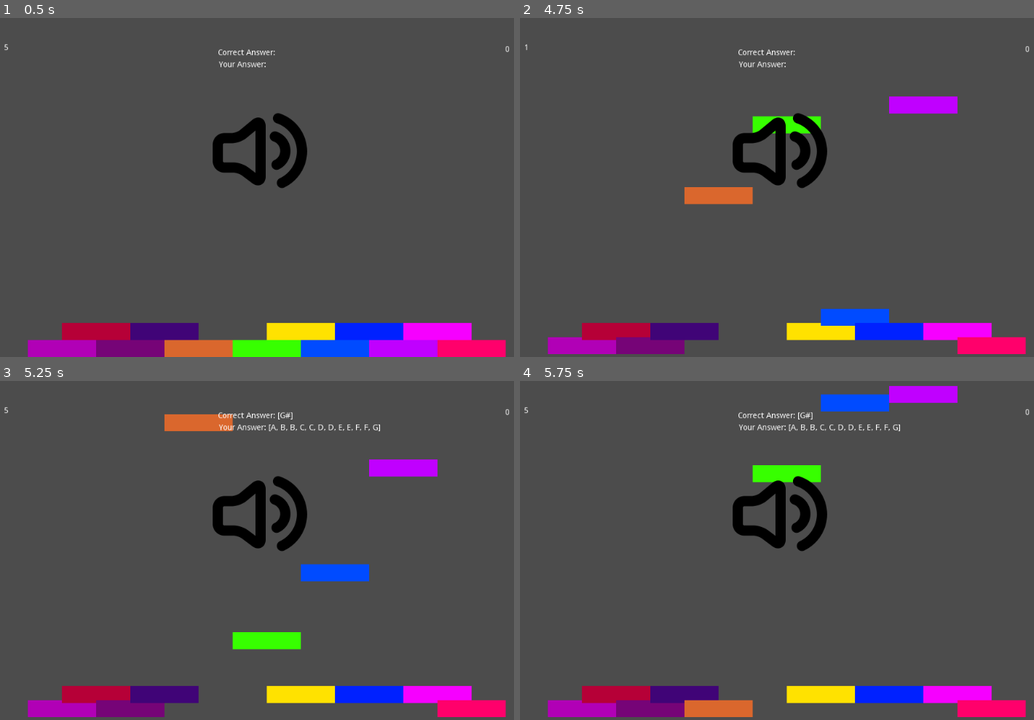
Above: before the commit, frames 1-4 (two rows, left to right).
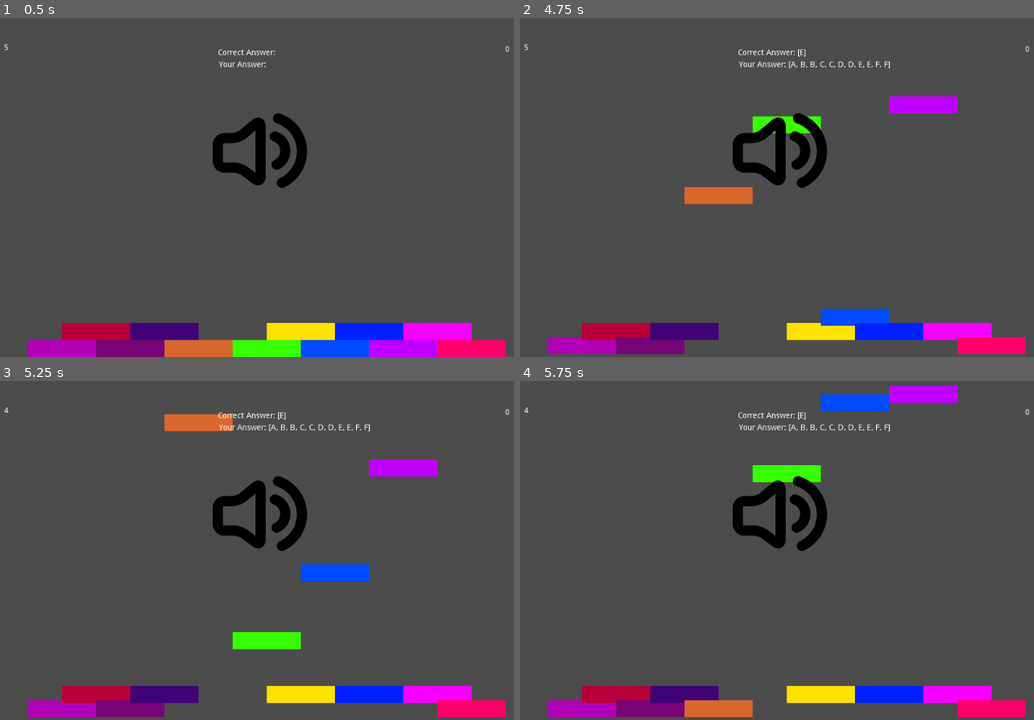
Above: after the commit, the same moments.

Repository: mdechdee/PerfectPitch
Game: Godot game, scene res://MainScene.tscn
The game is run twice, just before and just after one commit, with the same random seed, the same clock (stepped at 60 frames per second) and the same inputs. Sound files missing from this copy of the repository are replaced by a short silence.
Inputs:
- Up to frame 1 (0.5 s): no input
- Up to frame 2 (4.75 s): tap Enter at 0.5 s; tap H (A) at 0.6 s; tap J (B) at 0.8, 1.35 s; tap A (C) at 1.55, 2.1 s; tap S (D) at 2.3, 2.85 s; tap D (E) at 3.05, 3.6 s; tap F (F) at 3.8, 4.35 s; tap G (G) at 4.55 s
- Up to frame 3 (5.25 s): tap G (G) at 5.1 s
- Up to frame 4 (5.75 s): tap H (A) at 5.3 s

Frame 1 is identical in both runs. In frame 2, 0.2% of the frame differs, in the area x 0-72%, y 7-15%; in frame 3, less than 0.1%; in frame 4, less than 0.1%.

Commit message:
Update synth sounds for robot, BPM system (not done)

Diff:
--- a/OldMusician/InstrumentPlayer.tscn
+++ /dev/null
@@ -1,212 +0,0 @@
-[gd_scene load_steps=5 format=2]
-
-[ext_resource path="res://Node.gd" type="Script" id=1]
-[ext_resource path="res://BGMusic1.wav" type="AudioStream" id=2]
-[ext_resource path="res://BGMusicPlayer.gd" type="Script" id=3]
-[ext_resource path="res://assets/speaker.png" type="Texture" id=4]
-
-[node name="NotePlayer" type="Node"]
-script = ExtResource( 1 )
-
-[node name="C" type="AudioStreamPlayer" parent="."]
-bus = "C"
-
-[node name="C#" type="AudioStreamPlayer" parent="."]
-bus = "C#"
-
-[node name="D" type="AudioStreamPlayer" parent="."]
-bus = "D"
-
-[node name="D#" type="AudioStreamPlayer" parent="."]
-bus = "D#"
-
-[node name="E" type="AudioStreamPlayer" parent="."]
-bus = "E"
-
-[node name="F" type="AudioStreamPlayer" parent="."]
-bus = "F"
-
-[node name="F#" type="AudioStreamPlayer" parent="."]
-bus = "F#"
-
-[node name="G" type="AudioStreamPlayer" parent="."]
-bus = "G"
-
-[node name="G#" type="AudioStreamPlayer" parent="."]
-bus = "G#"
-
-[node name="A" type="AudioStreamPlayer" parent="."]
-bus = "A"
-
-[node name="A#" type="AudioStreamPlayer" parent="."]
-bus = "A#"
-
-[node name="B" type="AudioStreamPlayer" parent="."]
-bus = "B"
-
-[node name="Tween" type="Tween" parent="."]
-
-[node name="BGStreamPlayer" type="AudioStreamPlayer" parent="."]
-stream = ExtResource( 2 )
-volume_db = -7.068
-autoplay = true
-script = ExtResource( 3 )
-
-[node name="Speaker" type="Sprite" parent="."]
-position = Vector2( 500, 240 )
-texture = ExtResource( 4 )
-
-[node name="Timer" type="Timer" parent="."]
-
-[node name="Label" type="Label" parent="."]
-margin_left = 24.0
-margin_top = 31.0
-margin_right = 81.0
-margin_bottom = 77.0
-text = "0"
-align = 1
-valign = 1
-
-[node name="Score" type="Label" parent="."]
-margin_left = 904.846
-margin_top = 34.0907
-margin_right = 961.846
-margin_bottom = 80.0907
-text = "0"
-align = 1
-valign = 1
-
-[node name="Sprite_C" type="Sprite" parent="."]
-editor/display_folded = true
-
-[node name="ColorRect" type="ColorRect" parent="Sprite_C"]
-margin_left = 90.0
-margin_top = 570.0
-margin_right = 210.0
-margin_bottom = 600.0
-color = Color( 0.698039, 0, 0.717647, 1 )
-
-[node name="Sprite_Csharp" type="Sprite" parent="."]
-editor/display_folded = true
-
-[node name="ColorRect" type="ColorRect" parent="Sprite_Csharp"]
-margin_left = 150.0
-margin_top = 540.0
-margin_right = 270.0
-margin_bottom = 570.0
-color = Color( 0.717647, 0, 0.219608, 1 )
-
-[node name="Sprite_D" type="Sprite" parent="."]
-editor/display_folded = true
-
-[node name="ColorRect" type="ColorRect" parent="Sprite_D"]
-margin_left = 210.0
-margin_top = 570.0
-margin_right = 330.0
-margin_bottom = 600.0
-color = Color( 0.466667, 0.0196078, 0.470588, 1 )
-
-[node name="Sprite_Dsharp" type="Sprite" parent="."]
-editor/display_folded = true
-
-[node name="ColorRect" type="ColorRect" parent="Sprite_Dsharp"]
-margin_left = 270.0
-margin_top = 540.0
-margin_right = 390.0
-margin_bottom = 570.0
-color = Color( 0.254902, 0.0196078, 0.470588, 1 )
-
-[node name="Sprite_E" type="Sprite" parent="."]
-editor/display_folded = true
-
-[node name="ColorRect" type="ColorRect" parent="Sprite_E"]
-margin_left = 330.0
-margin_top = 570.0
-margin_right = 450.0
-margin_bottom = 600.0
-color = Color( 0.858824, 0.407843, 0.180392, 1 )
-
-[node name="Sprite_F" type="Sprite" parent="."]
-editor/display_folded = true
-
-[node name="ColorRect" type="ColorRect" parent="Sprite_F"]
-margin_left = 450.0
-margin_top = 570.0
-margin_right = 570.0
-margin_bottom = 600.0
-color = Color( 0.219608, 1, 0, 1 )
-
-[node name="Sprite_Fsharp" type="Sprite" parent="."]
-editor/display_folded = true
-
-[node name="ColorRect" type="ColorRect" parent="Sprite_Fsharp"]
-margin_left = 510.0
-margin_top = 540.0
-margin_right = 630.0
-margin_bottom = 570.0
-color = Color( 1, 0.890196, 0, 1 )
-
-[node name="Sprite_G" type="Sprite" parent="."]
-editor/display_folded = true
-
-[node name="ColorRect" type="ColorRect" parent="Sprite_G"]
-margin_left = 570.0
-margin_top = 570.0
-margin_right = 690.0
-margin_bottom = 600.0
-color = Color( 0, 0.298039, 1, 1 )
-
-[node name="Sprite_Gsharp" type="Sprite" parent="."]
-editor/display_folded = true
-
-[node name="ColorRect" type="ColorRect" parent="Sprite_Gsharp"]
-margin_left = 630.0
-margin_top = 540.0
-margin_right = 750.0
-margin_bottom = 570.0
-color = Color( 0, 0.133333, 1, 1 )
-
-[node name="Sprite_A" type="Sprite" parent="."]
-editor/display_folded = true
-
-[node name="ColorRect" type="ColorRect" parent="Sprite_A"]
-margin_left = 690.0
-margin_top = 570.0
-margin_right = 810.0
-margin_bottom = 600.0
-color = Color( 0.756863, 0, 1, 1 )
-
-[node name="Sprite_Asharp" type="Sprite" parent="."]
-editor/display_folded = true
-
-[node name="ColorRect" type="ColorRect" parent="Sprite_Asharp"]
-margin_left = 750.0
-margin_top = 540.0
-margin_right = 870.0
-margin_bottom = 570.0
-color = Color( 0.968627, 0, 1, 1 )
-
-[node name="Sprite_B" type="Sprite" parent="."]
-editor/display_folded = true
-
-[node name="ColorRect" type="ColorRect" parent="Sprite_B"]
-margin_left = 810.0
-margin_top = 570.0
-margin_right = 930.0
-margin_bottom = 600.0
-color = Color( 1, 0, 0.423529, 1 )
-
-[node name="CorrectAnswer" type="Label" parent="."]
-margin_left = 424.0
-margin_top = 56.0
-margin_right = 568.0
-margin_bottom = 92.0
-text = "Correct Answer:"
-
-[node name="YourAnswer" type="Label" parent="."]
-margin_left = 425.682
-margin_top = 76.6783
-margin_right = 569.682
-margin_bottom = 112.678
-text = "Your Answer:"
-[connection signal="finished" from="BGStreamPlayer" to="BGStreamPlayer" method="_on_BGStreamPlayer_finished"]
--- a/OldMusician/MainScene.tscn
+++ b/OldMusician/MainScene.tscn
@@ -14,70 +14,138 @@
 [ext_resource path="res://assets/PianoSounds/Piano_A.wav" type="AudioStream" id=12]
 [ext_resource path="res://assets/PianoSounds/Piano_A#.wav" type="AudioStream" id=13]
 [ext_resource path="res://assets/PianoSounds/Piano_B.wav" type="AudioStream" id=14]
-[ext_resource path="res://SpritesManager.gd" type="Script" id=15]
-[ext_resource path="res://BGMusic1.wav" type="AudioStream" id=16]
-[ext_resource path="res://BGMusicPlayer.gd" type="Script" id=17]
-[ext_resource path="res://assets/speaker.png" type="Texture" id=18]
-
-[node name="SceneManager" type="Node"]
+[ext_resource path="res://assets/SynthSounds/Synth_C.wav" type="AudioStream" id=15]
+[ext_resource path="res://assets/SynthSounds/Synth_C#.wav" type="AudioStream" id=16]
+[ext_resource path="res://assets/SynthSounds/Synth_D.wav" type="AudioStream" id=17]
+[ext_resource path="res://assets/SynthSounds/Synth_D#.wav" type="AudioStream" id=18]
+[ext_resource path="res://assets/SynthSounds/Synth_E.wav" type="AudioStream" id=19]
+[ext_resource path="res://assets/SynthSounds/Synth_F.wav" type="AudioStream" id=20]
+[ext_resource path="res://assets/SynthSounds/Synth_F#.wav" type="AudioStream" id=21]
+[ext_resource path="res://assets/SynthSounds/Synth_G.wav" type="AudioStream" id=22]
+[ext_resource path="res://assets/SynthSounds/Synth_G#.wav" type="AudioStream" id=23]
+[ext_resource path="res://assets/SynthSounds/Synth_A.wav" type="AudioStream" id=24]
+[ext_resource path="res://assets/SynthSounds/Synth_A#.wav" type="AudioStream" id=25]
+[ext_resource path="res://assets/SynthSounds/Synth_B.wav" type="AudioStream" id=26]
+[ext_resource path="res://SpritesManager.gd" type="Script" id=27]
+[ext_resource path="res://BGMusic1.wav" type="AudioStream" id=28]
+[ext_resource path="res://BGMusicPlayer.gd" type="Script" id=29]
+[ext_resource path="res://assets/speaker.png" type="Texture" id=30]
+
+[node name="MainScene" type="Node"]
 script = ExtResource( 1 )
 
-[node name="NotePlayer" type="Node" parent="."]
-editor/display_folded = true
+[node name="PlayerNotePlayer" type="Node" parent="."]
 script = ExtResource( 2 )
-
-[node name="C" type="AudioStreamPlayer" parent="NotePlayer"]
+default_volume = -2.0
+
+[node name="C" type="AudioStreamPlayer" parent="PlayerNotePlayer"]
 stream = ExtResource( 3 )
 bus = "C"
 
-[node name="C#" type="AudioStreamPlayer" parent="NotePlayer"]
+[node name="C#" type="AudioStreamPlayer" parent="PlayerNotePlayer"]
 stream = ExtResource( 4 )
 bus = "C#"
 
-[node name="D" type="AudioStreamPlayer" parent="NotePlayer"]
+[node name="D" type="AudioStreamPlayer" parent="PlayerNotePlayer"]
 stream = ExtResource( 5 )
 bus = "D"
 
-[node name="D#" type="AudioStreamPlayer" parent="NotePlayer"]
+[node name="D#" type="AudioStreamPlayer" parent="PlayerNotePlayer"]
 stream = ExtResource( 6 )
 bus = "D#"
 
-[node name="E" type="AudioStreamPlayer" parent="NotePlayer"]
+[node name="E" type="AudioStreamPlayer" parent="PlayerNotePlayer"]
 stream = ExtResource( 7 )
 bus = "E"
 
-[node name="F" type="AudioStreamPlayer" parent="NotePlayer"]
+[node name="F" type="AudioStreamPlayer" parent="PlayerNotePlayer"]
 stream = ExtResource( 8 )
 bus = "F"
 
-[node name="F#" type="AudioStreamPlayer" parent="NotePlayer"]
+[node name="F#" type="AudioStreamPlayer" parent="PlayerNotePlayer"]
 stream = ExtResource( 9 )
 bus = "F#"
 
-[node name="G" type="AudioStreamPlayer" parent="NotePlayer"]
+[node name="G" type="AudioStreamPlayer" parent="PlayerNotePlayer"]
 stream = ExtResource( 10 )
 bus = "G"
 
-[node name="G#" type="AudioStreamPlayer" parent="NotePlayer"]
+[node name="G#" type="AudioStreamPlayer" parent="PlayerNotePlayer"]
 stream = ExtResource( 11 )
 bus = "G#"
 
-[node name="A" type="AudioStreamPlayer" parent="NotePlayer"]
+[node name="A" type="AudioStreamPlayer" parent="PlayerNotePlayer"]
 stream = ExtResource( 12 )
 bus = "A"
 
-[node name="A#" type="AudioStreamPlayer" parent="NotePlayer"]
+[node name="A#" type="AudioStreamPlayer" parent="PlayerNotePlayer"]
 stream = ExtResource( 13 )
 bus = "A#"
 
-[node name="B" type="AudioStreamPlayer" parent="NotePlayer"]
+[node name="B" type="AudioStreamPlayer" parent="PlayerNotePlayer"]
 stream = ExtResource( 14 )
 bus = "B"
 
-[node name="Tween" type="Tween" parent="NotePlayer"]
+[node name="Tween" type="Tween" parent="PlayerNotePlayer"]
+
+[node name="RobotNotePlayer" type="Node" parent="."]
+script = ExtResource( 2 )
+is_robot = true
+default_volume = -14.0
+
+[node name="C" type="AudioStreamPlayer" parent="RobotNotePlayer"]
+stream = ExtResource( 15 )
+bus = "C"
+
+[node name="C#" type="AudioStreamPlayer" parent="RobotNotePlayer"]
+stream = ExtResource( 16 )
+bus = "C#"
+
+[node name="D" type="AudioStreamPlayer" parent="RobotNotePlayer"]
+stream = ExtResource( 17 )
+bus = "D"
+
+[node name="D#" type="AudioStreamPlayer" parent="RobotNotePlayer"]
+stream = ExtResource( 18 )
+bus = "D#"
+
+[node name="E" type="AudioStreamPlayer" parent="RobotNotePlayer"]
+stream = ExtResource( 19 )
+bus = "E"
+
+[node name="F" type="AudioStreamPlayer" parent="RobotNotePlayer"]
+stream = ExtResource( 20 )
+bus = "F"
+
+[node name="F#" type="AudioStreamPlayer" parent="RobotNotePlayer"]
+stream = ExtResource( 21 )
+bus = "F#"
+
+[node name="G" type="AudioStreamPlayer" parent="RobotNotePlayer"]
+stream = ExtResource( 22 )
+bus = "G"
+
+[node name="G#" type="AudioStreamPlayer" parent="RobotNotePlayer"]
+stream = ExtResource( 23 )
+bus = "G#"
+
+[node name="A" type="AudioStreamPlayer" parent="RobotNotePlayer"]
+stream = ExtResource( 24 )
+bus = "A"
+
+[node name="A#" type="AudioStreamPlayer" parent="RobotNotePlayer"]
+stream = ExtResource( 25 )
+bus = "A#"
+
+[node name="B" type="AudioStreamPlayer" parent="RobotNotePlayer"]
+stream = ExtResource( 26 )
+bus = "B"
+
+[node name="Tween" type="Tween" parent="RobotNotePlayer"]
 
 [node name="SpritesManager" type="Node" parent="."]
-script = ExtResource( 15 )
+editor/display_folded = true
+script = ExtResource( 27 )
 
 [node name="Sprite_C" type="Sprite" parent="SpritesManager"]
 editor/display_folded = true
@@ -242,6 +310,6 @@
 margin_right = 569.682
 margin_bottom = 112.678
 text = "Your Answer:"
-[connection signal="note_played" from="NotePlayer" to="SpritesManager" method="_on_NotePlayer_note_played"]
-[connection signal="note_played" from="NotePlayer" to="." method="_on_NotePlayer_note_played"]
+[connection signal="note_played" from="PlayerNotePlayer" to="SpritesManager" method="_on_NotePlayer_note_played"]
+[connection signal="note_played" from="PlayerNotePlayer" to="." method="_on_NotePlayer_note_played"]
 [connection signal="finished" from="BGStreamPlayer" to="BGStreamPlayer" method="_on_BGStreamPlayer_finished"]
--- a/OldMusician/NotePlayer.gd
+++ b/OldMusician/NotePlayer.gd
@@ -13,13 +13,14 @@
 onready var P12 = $B
 
 export(bool) var is_robot = false
+export(float) var default_volume = 0
 
 signal note_played(note)
 onready var note_to_node = {"C":P1, "C#":P2, "D":P3, "D#":P4, "E":P5, "F":P6,
 							"F#":P7, "G":P8, "G#":P9, "A":P10, "A#":P11, "B":P12}
 
-
 func play_note(note):
+	note_to_node[note].volume_db = default_volume
 	note_to_node[note].play()
 
 func get_note_length():
@@ -31,6 +32,7 @@
 	if event.is_action_pressed("note"):
 		for key in note_to_node.keys():
 			if Input.is_action_just_pressed(key):
+				note_to_node[key].volume_db = default_volume
 				note_to_node[key].play()
 				emit_signal("note_played", key)
 
@@ -39,5 +41,5 @@
 		var t = get_node("Tween")
 		for key in note_to_node.keys():
 			if Input.is_action_just_released(key):
-				t.interpolate_property(note_to_node[key], "volume_db", 0, -4, 1, Tween.TRANS_LINEAR, Tween.EASE_IN_OUT)
+				t.interpolate_property(note_to_node[key], "volume_db", default_volume, default_volume-4, 1, Tween.TRANS_LINEAR, Tween.EASE_IN_OUT)
 		t.start()
--- a/OldMusician/StageManager.gd
+++ b/OldMusician/StageManager.gd
@@ -3,18 +3,22 @@
 var timer
 var answer = []
 var quiz = ["C"]
-onready var  note_player = $NotePlayer
+export(float) var bpm = 98.0
+onready var  player_note_player = $PlayerNotePlayer
+onready var  robot_note_player = $RobotNotePlayer
+onready var two_bar_sec = (9/bpm)*60
 
+onready var no
 signal timer_end
 
 func _ready():
 	#randomize()
 	#var texture = load("res://assets/speaker.png")
 	#$Speaker.texture = texture
+	timer = get_node("Timer")
+	timer.set_wait_time(two_bar_sec)
+	timer.connect("timeout", self, "_on_Timer_timeout")
 	quiz()
-	timer = get_node("Timer")
-	timer.set_wait_time(6)
-	timer.connect("timeout", self, "_on_Timer_timeout")
 	timer.start()
 
 func _process(delta):
@@ -33,7 +37,7 @@
 		answer = []
 		quiz()
 		timer = get_node("Timer")
-		timer.set_wait_time(6)
+		timer.set_wait_time(two_bar_sec)
 		#timer.connect("timeout", self, "_on_Timer_timeout")
 		timer.start()
 	if (timer.get_time_left() >= 0):
@@ -47,7 +51,7 @@
 		var p = randi()%12
 		if !(b[p] in quiz):
 			quiz.append(b[p])
-			note_player.play_note(b[p])
+			robot_note_player.play_note(b[p])
 	print(quiz)
 
 func evaluation(answer):
--- a/OldMusician/default_bus_layout.tres
+++ b/OldMusician/default_bus_layout.tres
@@ -1,6 +1,7 @@
 [gd_resource type="AudioBusLayout" format=2]
 
 [resource]
+bus/0/volume_db = -2.0
 bus/1/name = "C"
 bus/1/solo = false
 bus/1/mute = false
Not shown: 2 places in OldMusician/MainScene.tscn that only renumber resources
Not shown, added: OldMusician/assets/SynthSounds/Synth_A#.wav.import
Not shown, added: OldMusician/assets/SynthSounds/Synth_A.wav.import
Not shown, added: OldMusician/assets/SynthSounds/Synth_B.wav.import
Not shown, added: OldMusician/assets/SynthSounds/Synth_C#.wav.import
Not shown, added: OldMusician/assets/SynthSounds/Synth_C.wav.import
Not shown, added: OldMusician/assets/SynthSounds/Synth_D#.wav.import
Not shown, added: OldMusician/assets/SynthSounds/Synth_D.wav.import
Not shown, added: OldMusician/assets/SynthSounds/Synth_E.wav.import
Not shown, added: OldMusician/assets/SynthSounds/Synth_F#.wav.import
Not shown, added: OldMusician/assets/SynthSounds/Synth_F.wav.import
Not shown, added: OldMusician/assets/SynthSounds/Synth_G#.wav.import
(and 28 more such lines)
